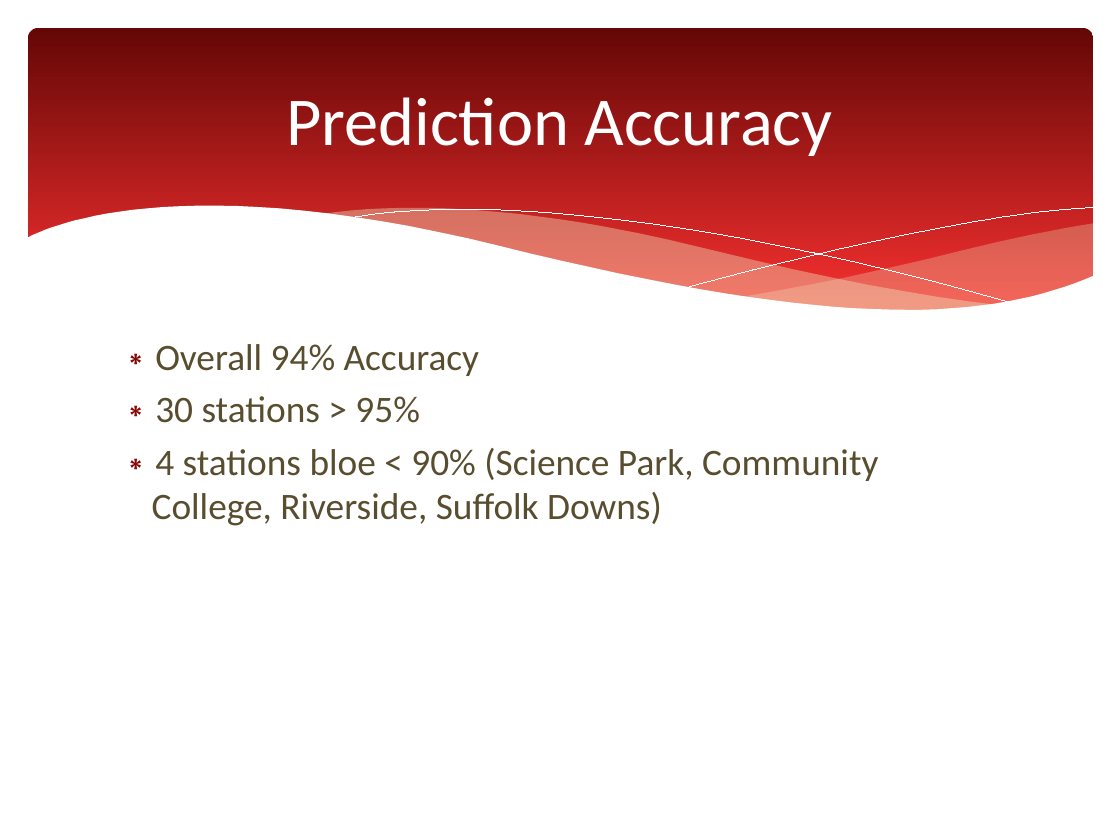
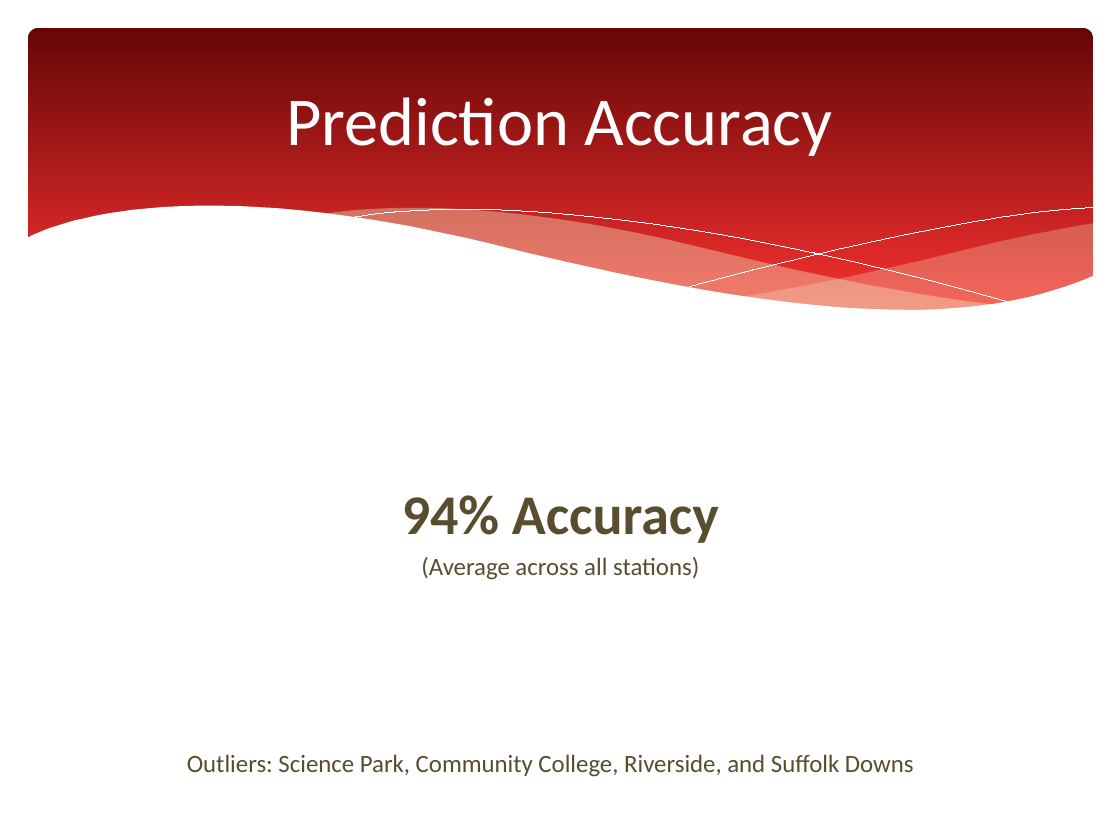
Before and after one commit to azampagl/harvard-capstone, a slide deck: slide 17 of docs/presentations/executive/mbta-capstone_executive.pptx (slide 10 before the commit). Drawn at 1120x840 pixels with LibreOffice and Linux fonts; fonts in the diff are those of the drawing. Boxes give left, top, right and bottom in pixels: in the first picture for what was removed or moved away, otherwise in the second. Text is boxed around its words. In the diff, an @@ line names an element or a change of style, - is before the commit and + after.

```diff
--- a/docs/presentations/executive/mbta-capstone_executive.pptx
+++ b/docs/presentations/executive/mbta-capstone_executive.pptx
@@ text at (402,495,719,580): text changed; size 24 to 16 pt @@
-∗ Overall 94% Accuracy
-∗ 30 stations > 95%
-∗ 4 stations bloe < 90% (Science Park, Community College, Riverside, Suffolk Downs)
+94% Accuracy
+(Average across all stations)
@@ text added at (187,754,914,777), 16 pt, text #584D2E @@
+Outliers: Science Park, Community College, Riverside, and Suffolk Downs
```
Also in this commit, not shown: 14 slides added, 1 slide removed, 8 other files.
